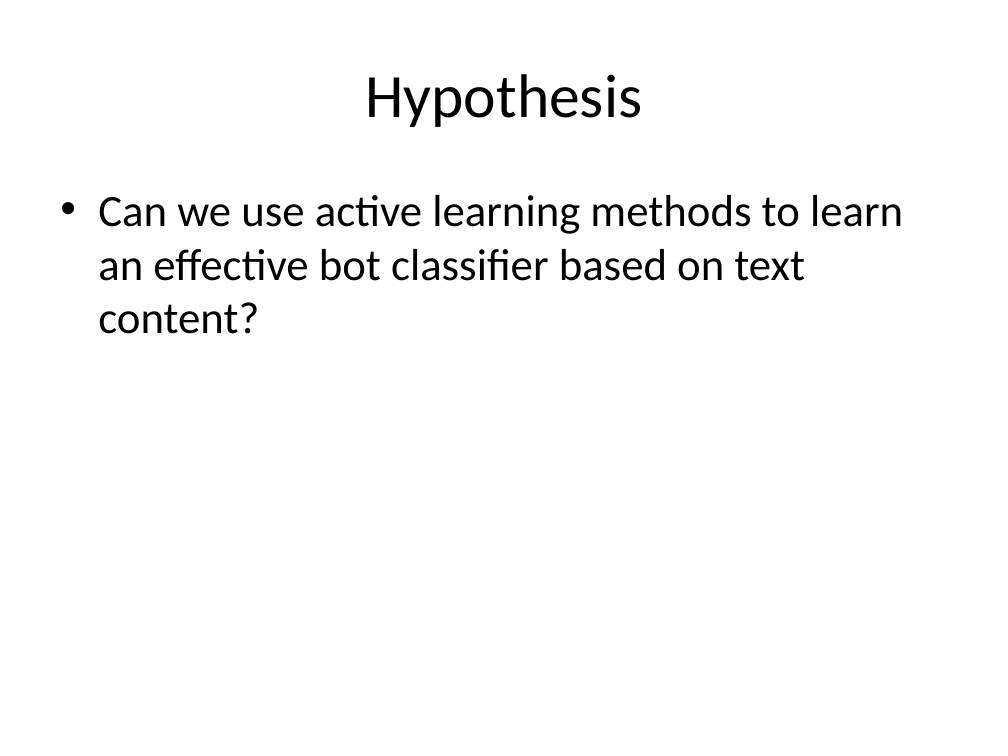
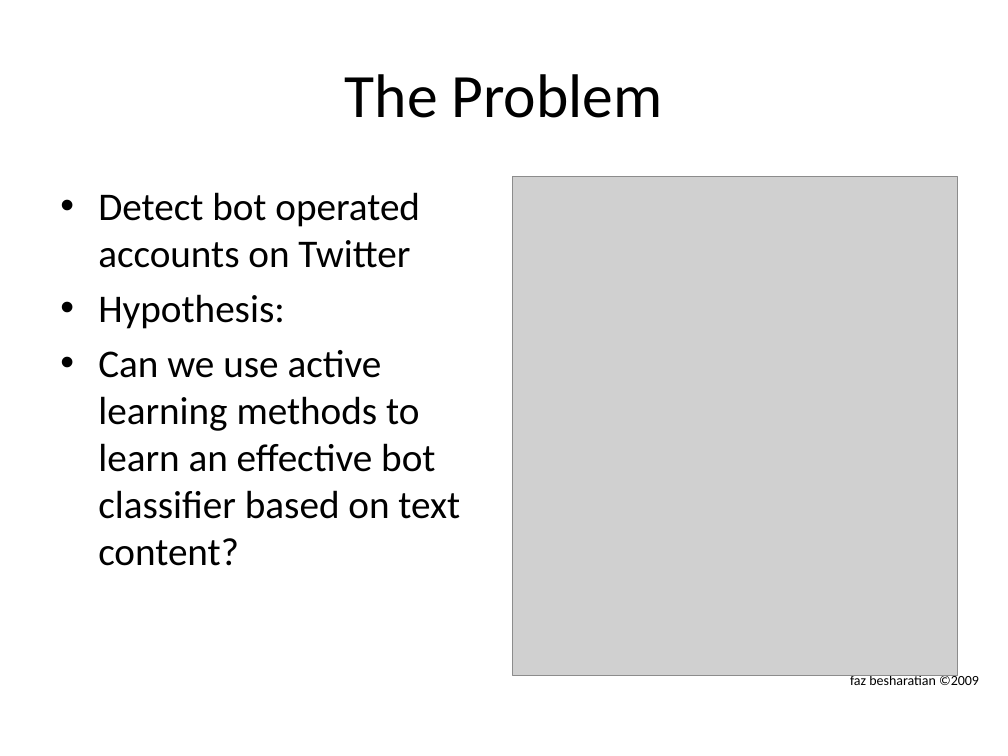
Before and after one commit to mramire8/osna, a slide deck: slide 2 of presentations/project.pptx (slide 3 before the commit). Drawn at 1008x756 pixels with LibreOffice and Linux fonts; fonts in the diff are those of the drawing; grey boxes stand for pictures. Boxes give left, top, right and bottom in pixels: in the first picture for what was removed or moved away, otherwise in the second. Text is boxed around its words. In the diff, an @@ line names an element or a change of style, - is before the commit and + after.

```diff
--- a/presentations/project.pptx
+++ b/presentations/project.pptx
@@ title at (345,74,663,118): text changed @@
-Hypothesis
+The Problem
@@ picture added at (512,176,958,675) @@
@@ text at (98,192,420,329): paragraphs added @@
+• Detect bot operated accounts on Twitter
+• Hypothesis:
@@ text at (98,350,460,566): size 32 to 28 pt in "Can we use active learning methods to ..." @@
@@ text added at (850,673,979,685), 10 pt, text #000000 @@
+faz besharatian ©2009
```
Also in this commit, not shown: 5 other slides changed, 6 slides added, 2 slides removed.
